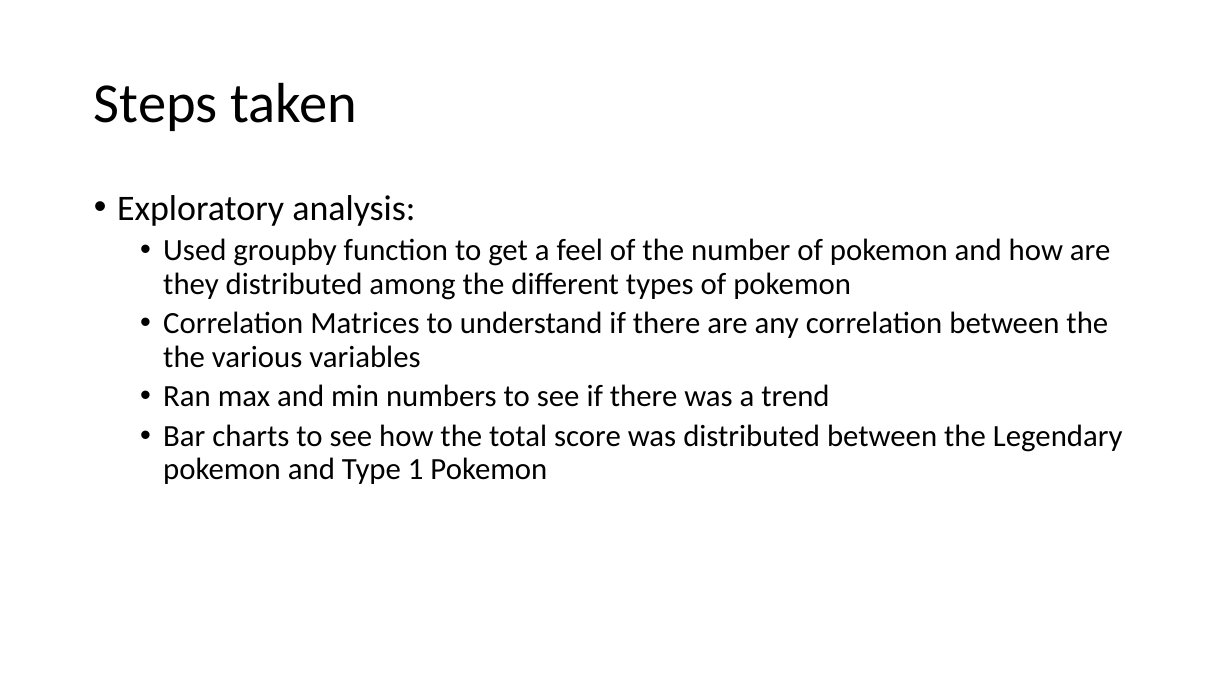
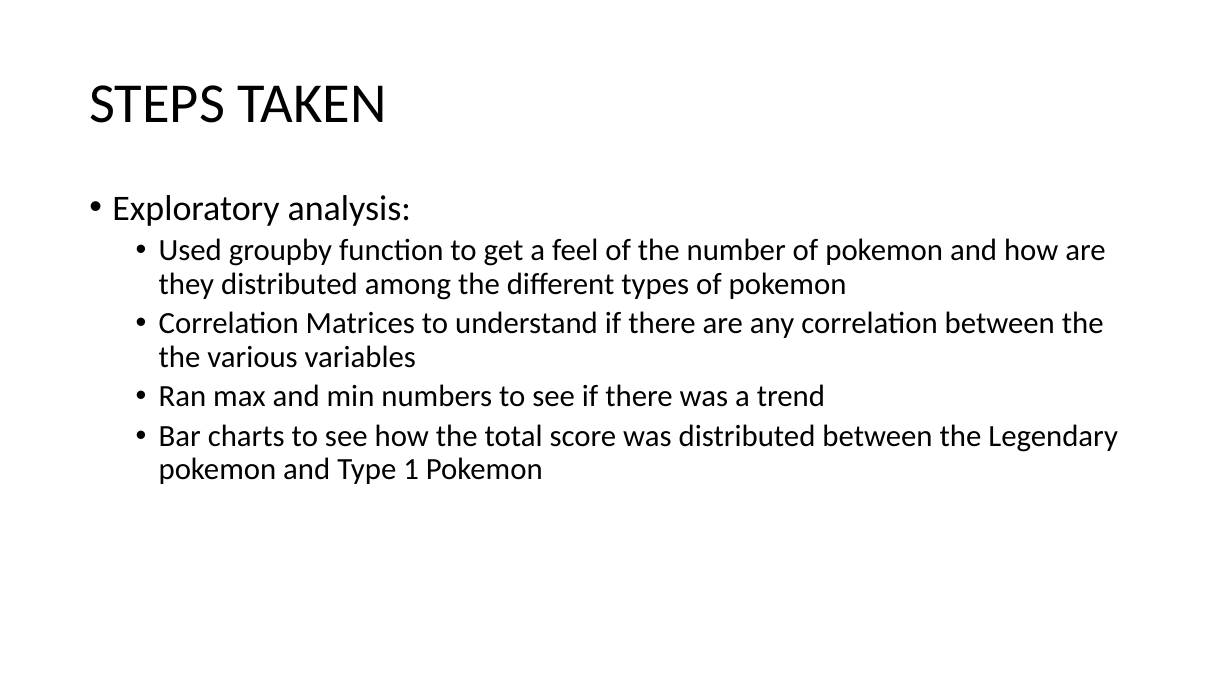
Before and after one commit to bchen150/GA_Homework, a slide deck: slide 5 of Pokemon/Classifying_Pokemon_final_project.pptx. Drawn at 1232x693 pixels with LibreOffice and Linux fonts; fonts in the diff are those of the drawing; background and template pictures are left out. Boxes give left, top, right and bottom in pixels: in the first picture for what was removed or moved away, otherwise in the second. Text is boxed around its words. In the diff, an @@ line names an element or a change of style, - is before the commit and + after.

```diff
--- a/Pokemon/Classifying_Pokemon_final_project.pptx
+++ b/Pokemon/Classifying_Pokemon_final_project.pptx
@@ title at (89, 85, 387, 123): text changed @@
-Steps taken
+STEPS TAKEN
@@ text "Exploratory analysis:": place and size @@
-text "Exploratory analysis:" at (117, 195, 1123, 484)
+text "Exploratory analysis:" at (112, 195, 1118, 484)
```
Also in this commit, not shown: 10 other slides changed.
